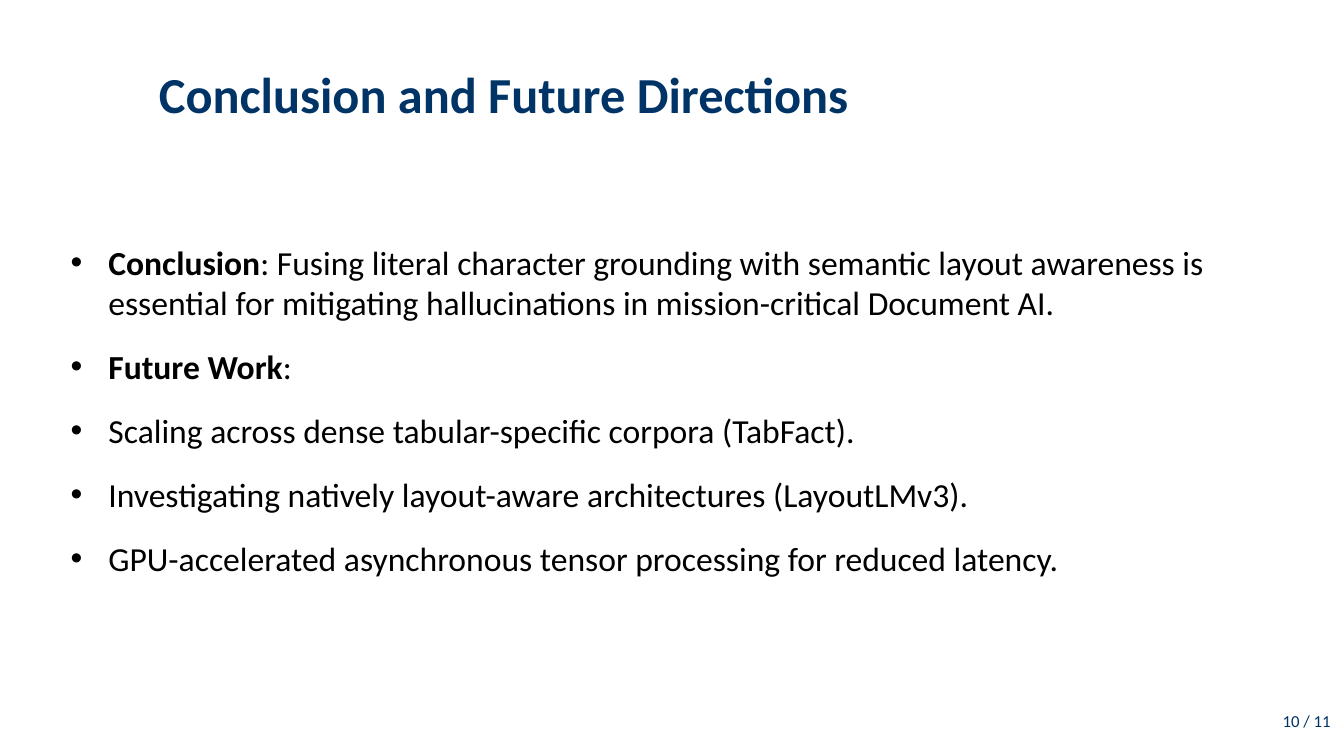
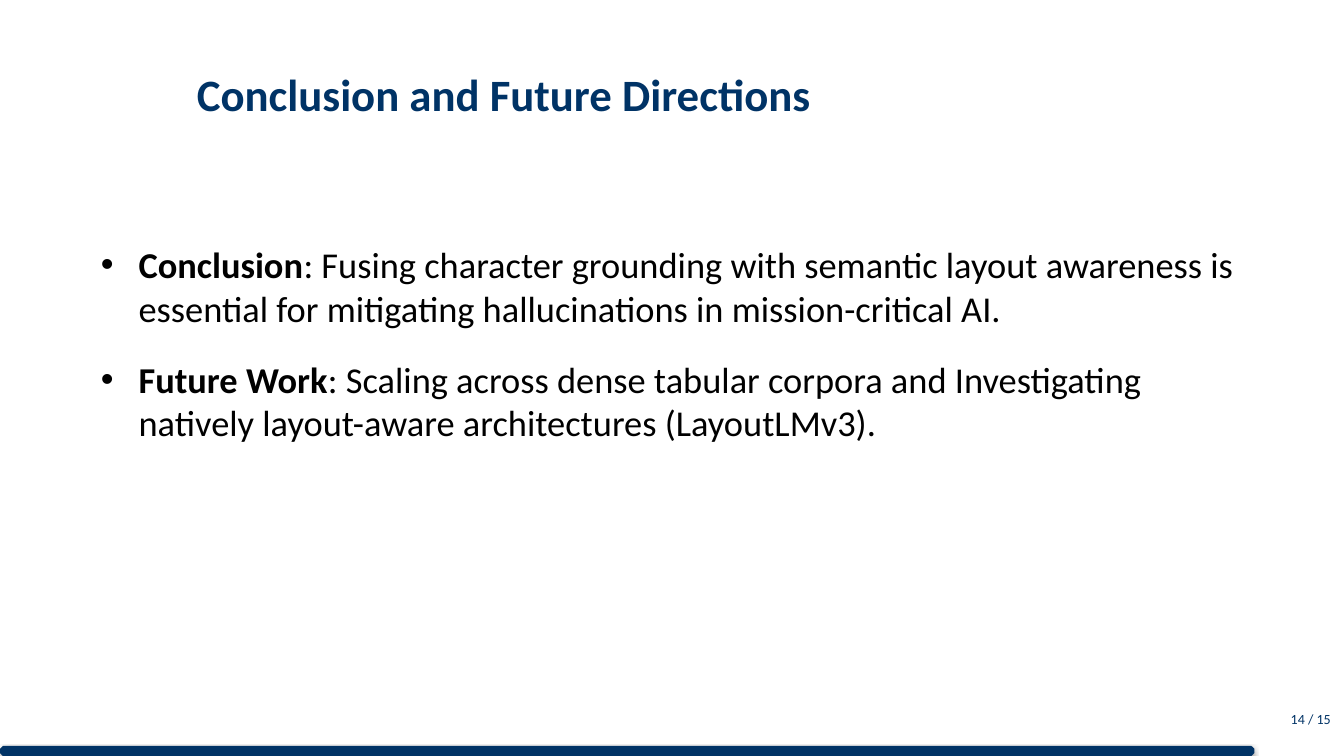
Before and after one commit to DESMOND135/DOCVQA-RAG-PERCEPTION-BENCHMARK, a slide deck: slide 15 of presentation/presentation.pptx (slide 11 before the commit). Drawn at 1344x756 pixels with LibreOffice and Linux fonts; fonts in the diff are those of the drawing. Boxes give left, top, right and bottom in pixels: in the first picture for what was removed or moved away, otherwise in the second. Text is boxed around its words. In the diff, an @@ line names an element or a change of style, - is before the commit and + after.

Commit message:
Defense Presentation Masterclass: Separated diagrams for visual impact, centralized all slide titles, and implemented a premium Navy Blue branding system with progress tracking.

```diff
--- a/presentation/presentation.pptx
+++ b/presentation/presentation.pptx
@@ title "Conclusion and Future Directions" at (197, 79, 810, 112): size 36 to 32 pt @@
@@ text at (139, 252, 1233, 442): text changed; size 24 to 26 pt @@
-• Conclusion: Fusing literal character grounding with semantic layout awareness is essential for mitigating hallucinations in mission-critical Document AI.
-• Future Work:
-• Scaling across dense tabular-specific corpora (TabFact).
-• Investigating natively layout-aware architectures (LayoutLMv3).
-• GPU-accelerated asynchronous tensor processing for reduced latency.
+• Conclusion: Fusing character grounding with semantic layout awareness is essential for mitigating hallucinations in mission-critical AI.
+• Future Work: Scaling across dense tabular corpora and Investigating natively layout-aware architectures (LayoutLMv3).
@@ text at (1291, 715, 1331, 724): text changed; size 12 to 10 pt @@
-10 / 11
+14 / 15
@@ octagon added at (0, 746, 1254, 756), fill #003366 @@
```
Also in this commit, not shown: 11 other slides changed, 4 slides added, 2 other files.
